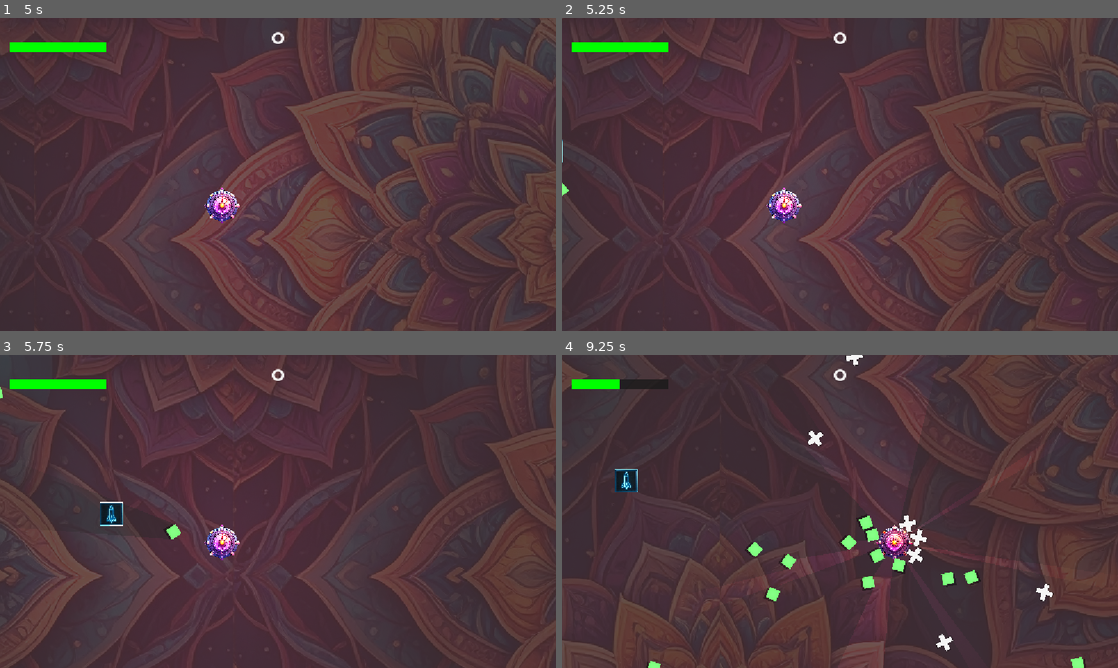
Above: before the commit, frames 1-4 (two rows, left to right).
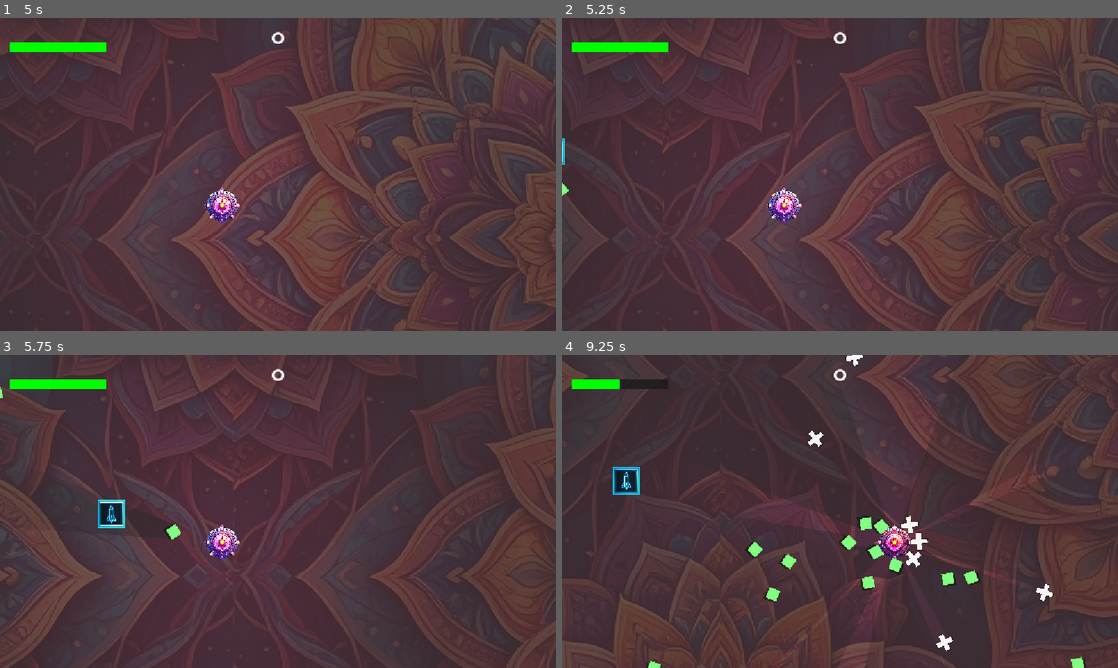
Above: after the commit, the same moments.

Repository: howardkam/Blockade
Game: Godot game, scene res://Scenes/title.tscn
The game is run twice, just before and just after one commit, with the same random seed, the same clock (stepped at 60 frames per second) and the same inputs. Sound files missing from this copy of the repository are replaced by a short silence.
Inputs (mouse positions are in pixels of both pictures, inside the frame that each line leads up to):
- Up to frame 1 (5 s): tap Enter (start) at 0.5, 2.1, 3.6 s; move the mouse to (400, 158) at 0.52 s; hold D (right) 0.53-1.25 s; hold Enter (start) 0.53-1.25 s; click "World 1" at 1.25 s; move the mouse to (166, 190) at 2.02 s; hold S (down) 2.03-2.78 s; move the mouse to (333, 105) at 2.77 s; hold D (right) 2.78-3.53 s; hold Enter (start) 2.78-3.53 s; tap Keypad Enter at 2.85 s; move the mouse to (250, 237) at 3.52 s; hold I (shootup) 3.53-4.28 s; move the mouse to (444, 221) at 4.27 s; hold A (left) from 4.28 s (still down); hold Enter (start) from 4.28 s (still down)
- Up to frame 2 (5.25 s): keep holding A (left); move the mouse to (673, 127) at 5.02 s; release Enter (start) at 5.03 s; tap Keypad Enter at 5.1 s
- Up to frame 3 (5.75 s): keep holding A (left); tap Enter (start) at 5.3 s
- Up to frame 4 (9.25 s): move the mouse to (867, 511) at 5.77 s; release A (left) at 5.78 s; hold S (down) 5.78-6.53 s; hold Enter (start) 5.78-6.53 s; move the mouse to (756, 433) at 6.52 s; hold D (right) 6.53-7.28 s; tap Enter (start) at 6.6, 8.1 s; move the mouse to (962, 495) at 7.27 s; hold I (shootup) 7.28-8.03 s; hold Enter (start) 7.28-8.03 s; tap Keypad Enter at 7.35 s; move the mouse to (728, 527) at 8.02 s; hold D (right) 8.03-8.78 s; move the mouse to (895, 442) at 8.77 s; hold S (down) from 8.78 s (still down); hold Enter (start) from 8.78 s (still down)

Frame 1 is identical in both runs. In frame 2, less than 0.1% of the frame differs, in the area x 0-1%, y 38-47%; in frame 3, 0.1%; in frame 4, 1.6%, in the area x 9-94%, y 0-100%.

Commit message:
sandbox and visual changes to powerups

Diff:
--- a/Scenes/bomb.tscn
+++ b/Scenes/bomb.tscn
@@ -39,6 +39,13 @@
 color_ramp = SubResource("Gradient_fade")
 color_initial_ramp = SubResource("Gradient_rainbow")
 
+[node name="GlowSprite" type="Sprite2D" parent="."]
+modulate = Color(3, 3, 0.2, 0.8)
+texture_filter = 1
+position = Vector2(1.1444092e-05, 0)
+scale = Vector2(0.7, 0.7)
+texture = ExtResource("2_4fn8o")
+
 [node name="PowerupIconNuke" type="Sprite2D" parent="." unique_id=2062730889]
 texture_filter = 1
 position = Vector2(1.1444092e-05, 0)
--- a/Scenes/powerup_launcher.tscn
+++ b/Scenes/powerup_launcher.tscn
@@ -10,6 +10,13 @@
 texture_filter = 1
 script = ExtResource("1_5isyv")
 
+[node name="GlowSprite" type="Sprite2D" parent="."]
+modulate = Color(0.2, 3, 3, 0.8)
+texture_filter = 1
+position = Vector2(-2.3841858e-07, -1.9073486e-06)
+scale = Vector2(0.21, 0.21)
+texture = ExtResource("2_5isyv")
+
 [node name="PowerupIconMissile" type="Sprite2D" parent="." unique_id=1244219520]
 texture_filter = 1
 position = Vector2(-2.3841858e-07, -1.9073486e-06)
--- a/Scenes/powerup_trident.tscn
+++ b/Scenes/powerup_trident.tscn
@@ -11,6 +11,13 @@
 collision_layer = 0
 script = ExtResource("1_tridentup")
 
+[node name="GlowSprite" type="Sprite2D" parent="."]
+modulate = Color(3, 0.2, 2.5, 0.8)
+texture_filter = 1
+position = Vector2(-7.6293945e-06, 0)
+scale = Vector2(0.7, 0.67)
+texture = ExtResource("2_v6mwd")
+
 [node name="PowerupIconTrident" type="Sprite2D" parent="." unique_id=572470199]
 texture_filter = 1
 position = Vector2(-7.6293945e-06, 0)
--- a/Scenes/sandbox.tscn
+++ b/Scenes/sandbox.tscn
@@ -1,48 +1,50 @@
-[gd_scene format=3 uid="uid://cq8gom1k622nj"]
+[gd_scene format=3 uid="uid://cq4mbvxoix3"]
 
-[ext_resource type="Script" uid="uid://dik8ddd6wbusb" path="res://Scripts/sandbox.gd" id="1_rjrbw"]
-[ext_resource type="PackedScene" uid="uid://csyb3jak12esm" path="res://Scenes/player.tscn" id="2_ypj6x"]
-[ext_resource type="Texture2D" uid="uid://co60ceob0ntjd" path="res://Assets/background-orange1.jpg" id="3_44b12"]
-[ext_resource type="AudioStream" uid="uid://bevvbsm6wtsm1" path="res://Assets/musictrack1.wav" id="4_0fpt2"]
-[ext_resource type="FontFile" uid="uid://7ni0c1a0kdcu" path="res://Assets/ka1.ttf" id="5_igx0j"]
+[ext_resource type="Script" uid="uid://cpjkqcc5wxmnu" path="res://Scripts/sandbox.gd" id="1_baseworld"]
+[ext_resource type="PackedScene" uid="uid://csyb3jak12esm" path="res://Scenes/player.tscn" id="2_player"]
+[ext_resource type="Texture2D" uid="uid://tqa81swhhd45" path="res://Assets/background-mandala1.jpg" id="3_bg"]
+[ext_resource type="AudioStream" uid="uid://bevvbsm6wtsm1" path="res://Assets/musictrack1.wav" id="4_music"]
+[ext_resource type="FontFile" uid="uid://cpglhhyirxx6b" path="res://Assets/movement/Movement.ttf" id="5_font"]
+[ext_resource type="PackedScene" uid="uid://df0nuu8jos5s1" path="res://Scenes/powerup_launcher.tscn" id="6_j2wlq"]
+[ext_resource type="PackedScene" uid="uid://dt61k2dnfgq26" path="res://Scenes/powerup_trident.tscn" id="7_6yop6"]
+[ext_resource type="PackedScene" uid="uid://cu485jghwebnu" path="res://Scenes/bomb.tscn" id="8_s5h6m"]
 
+[node name="WorldTemplate" type="Node2D" unique_id=669476981]
+script = ExtResource("1_baseworld")
 
-[node name="sandbox" type="Node2D" unique_id=572615997]
-script = ExtResource("1_rjrbw")
-
-[node name="ColorRect" type="ColorRect" parent="." unique_id=2101166181]
+[node name="ColorRect" type="ColorRect" parent="." unique_id=1179739461]
 z_index = -1
 offset_left = -4968.0
 offset_top = -5333.0
 offset_right = 4945.0
 offset_bottom = 4936.0
-color = Color(0.09411765, 0.011764706, 0.33333334, 0.5137255)
+color = Color(0.235, 0, 0.02, 0.37)
 
-[node name="player" parent="." unique_id=16646871 instance=ExtResource("2_ypj6x")]
+[node name="player" parent="." unique_id=1981215103 instance=ExtResource("2_player")]
 position = Vector2(0, 8)
 
-[node name="TextureRect" type="TextureRect" parent="." unique_id=1140437742]
-modulate = Color(1, 1, 1, 0.078431375)
+[node name="TextureRect" type="TextureRect" parent="." unique_id=569178861]
+modulate = Color(1, 1, 1, 0.16)
 z_index = -1
 texture_repeat = 2
 offset_left = -4970.0
 offset_top = -5783.0
 offset_right = 4938.0
 offset_bottom = 4939.0
-texture = ExtResource("3_44b12")
+texture = ExtResource("3_bg")
 stretch_mode = 1
 
-[node name="AudioStreamPlayer2D" type="AudioStreamPlayer2D" parent="." unique_id=2026610633]
+[node name="AudioStreamPlayer2D" type="AudioStreamPlayer2D" parent="." unique_id=1908542621]
 process_mode = 3
-stream = ExtResource("4_0fpt2")
+stream = ExtResource("4_music")
 volume_db = 5.0
 autoplay = true
 max_distance = 5000.0
 
-[node name="WinUI" type="CanvasLayer" parent="." unique_id=184106677]
+[node name="WinUI" type="CanvasLayer" parent="." unique_id=616109040]
 process_mode = 3
 
-[node name="LevelClearedLabel" type="Label" parent="WinUI" unique_id=1448414784]
+[node name="LevelClearedLabel" type="Label" parent="WinUI" unique_id=413969780]
 visible = false
 anchors_preset = 15
 anchor_right = 1.0
@@ -50,17 +52,29 @@
 grow_horizontal = 2
 grow_vertical = 2
 theme_override_colors/font_color = Color(0, 1, 0, 1)
-theme_override_fonts/font = ExtResource("5_igx0j")
+theme_override_fonts/font = ExtResource("5_font")
 theme_override_font_sizes/font_size = 48
 text = "LEVEL CLEARED"
 horizontal_alignment = 1
 vertical_alignment = 1
 
-[node name="powerup-launcher" parent="." unique_id=1228328914 instance=ExtResource("7_44b12")]
-position = Vector2(39, 235)
+[node name="LevelIntroLabel" type="Label" parent="WinUI" unique_id=460804768]
+anchors_preset = 15
+anchor_right = 1.0
+anchor_bottom = 1.0
+grow_horizontal = 2
+grow_vertical = 2
+theme_override_fonts/font = ExtResource("5_font")
+theme_override_font_sizes/font_size = 200
+text = "WORLD TITLE"
+horizontal_alignment = 1
+vertical_alignment = 1
 
-[node name="powerup-trident" parent="." unique_id=244519962 instance=ExtResource("7_0fpt2")]
-position = Vector2(120, 232)
+[node name="powerup-launcher" parent="." unique_id=1228328914 instance=ExtResource("6_j2wlq")]
+position = Vector2(224, 88)
 
-[node name="bomb" parent="." unique_id=2124733722 instance=ExtResource("8_igx0j")]
-position = Vector2(192.00002, 232)
+[node name="powerup-trident" parent="." unique_id=244519962 instance=ExtResource("7_6yop6")]
+position = Vector2(384, 72)
+
+[node name="bomb" parent="." unique_id=2124733722 instance=ExtResource("8_s5h6m")]
+position = Vector2(504, 152)
--- a/Scripts/sandbox.gd
+++ b/Scripts/sandbox.gd
@@ -1,146 +1,13 @@
-extends Node2D
+class_name World1
+extends BaseWorld
 
-@export_group("Level Transition")
-@export_file("*.tscn") var next_level_scene: String = "res://Scenes/world_2.tscn"
-
-@export_group("Player Reference")
-@export var player: CharacterBody2D
-
-@export_group("Powerup Settings")
-@export var powerup_launcher_scene: PackedScene = preload("res://Scenes/powerup_launcher.tscn")
-@export var initial_powerup_count: int = 3
-
-@export_group("Enemy Scenes")
-@export var enemy_diamond: PackedScene = preload("res://Scenes/enemy_diamond.tscn")
-@export var enemy_plus: PackedScene = preload("res://Scenes/enemy_plus.tscn")
-@export var enemy_gigantor: PackedScene = preload("res://Scenes/enemy_gigantor.tscn")
-
-@onready var explosionsound = $AudioStreamPlayer2D
-@onready var level_cleared_label: Label = $WinUI/LevelClearedLabel
-
-@export_group("Batch Controls")
-@export var total_batches: int = 20      # Total number of batches to release
-@export var batch_interval: float = 15.0      # Delay in seconds between each batch release
-@export var diamonds_per_batch: int = 1
-@export var pluses_per_batch: int = 1
-@export var gigantor_spawn_chance = 1 # 0.20 equals 20 percent chance
-
-@export_group("Win Condition")
-@export var target_score: int = 4000
-
-@export_group("Spawn Settings")
-@export var safe_radius: float = 500.0
-@export var min_enemy_distance: float = 40.0
-@export var spawn_area_min: Vector2 = Vector2(-3000, -3000)
-@export var spawn_area_max: Vector2 = Vector2(3000, 3000)
-
-var spawned_positions: Array[Vector2] = []
-var batches_spawned: int = 0
-var batch_timer: Timer = null
-var level_completed: bool = false
-
-func _ready():
-	# Register active level path in Global
-	if get_node_or_null("/root/Global"):
-		var current_path = scene_file_path if scene_file_path != "" else "res://Scenes/world_1.tscn"
-		Global.current_level_path = current_path
-
-	# Spawn initial launcher power-ups across the world map
-	spawn_initial_powerups()
-
-	# Set up repeating timer for batches
-	batch_timer = Timer.new()
-	batch_timer.wait_time = batch_interval
-	batch_timer.autostart = true
-	batch_timer.timeout.connect(_on_batch_timer_timeout)
-	add_child(batch_timer)
-
-	# Spawn Batch #1 immediately upon level start
-	spawn_batch()
-
-func spawn_initial_powerups():
-	if not powerup_launcher_scene or initial_powerup_count <= 0:
-		return
-
-	var target_player = player if player else get_tree().get_first_node_in_group("player")
-	var player_pos = target_player.global_position if target_player else Vector2.ZERO
-
-	for i in range(initial_powerup_count):
-		var angle = randf() * TAU
-		var distance = randf_range(300.0, 1500.0)
-		var spawn_pos = player_pos + Vector2(cos(angle), sin(angle)) * distance
-
-		spawn_pos.x = clamp(spawn_pos.x, spawn_area_min.x, spawn_area_max.x)
-		spawn_pos.y = clamp(spawn_pos.y, spawn_area_min.y, spawn_area_max.y)
-
-		var powerup = powerup_launcher_scene.instantiate()
-		powerup.global_position = spawn_pos
-		add_child(powerup)
-
-func _process(_delta):
-	check_win_condition()
-
-func _on_batch_timer_timeout():
-	if batches_spawned < total_batches:
-		spawn_batch()
-	else:
-		batch_timer.stop()
-
-func spawn_batch():
-	batches_spawned += 1
-
-	var target_player = player if player else get_tree().get_first_node_in_group("player")
-	var player_pos = target_player.global_position if target_player else Vector2.ZERO
-
-	if enemy_diamond and diamonds_per_batch > 0:
-		spawn_enemy_type(enemy_diamond, diamonds_per_batch, player_pos)
-
-	if enemy_plus and pluses_per_batch > 0:
-		spawn_enemy_type(enemy_plus, pluses_per_batch, player_pos)
-
-	if enemy_gigantor and randf() < gigantor_spawn_chance:
-		spawn_enemy_type(enemy_gigantor, 1, player_pos)
-
-func spawn_enemy_type(scene: PackedScene, amount: int, player_pos: Vector2):
-	for i in range(amount):
-		var angle = randf() * TAU
-		var distance = randf_range(safe_radius, safe_radius + 1200.0)
-		var random_pos = player_pos + Vector2(cos(angle), sin(angle)) * distance
-
-		random_pos.x = clamp(random_pos.x, spawn_area_min.x, spawn_area_max.x)
-		random_pos.y = clamp(random_pos.y, spawn_area_min.y, spawn_area_max.y)
-
-		var enemy = scene.instantiate()
-		enemy.global_position = random_pos
-		add_child(enemy)
-
-func check_win_condition():
-	if level_completed:
-		return
-
-	var target_player = player if player else get_tree().get_first_node_in_group("player")
-	if target_player and "score" in target_player:
-		if target_player.score >= target_score:
-			complete_level()
-
-func complete_level():
-	level_completed = true
-
-	# Reveal centered victory label
-	if level_cleared_label:
-		level_cleared_label.show()
-
-	# Pause gameplay mechanics (music remains active via process_mode = 3)
-	get_tree().paused = true
-
-	# Wait 3 seconds during pause
-	await get_tree().create_timer(3.0, true, false, true).timeout
-
-	# Resume pause state prior to scene change
-	get_tree().paused = false
-
-	# Transition to next configured level
-	if get_node_or_null("/root/Global"):
-		Global.go_to_level(next_level_scene)
-	else:
-		SceneManager.change_
+func _init() -> void:
+	next_level_scene = "res://Scenes/world_2.tscn"
+	initial_powerup_count = 0
+	initial_bomb_count = 0
+	initial_trident_count = 0
+	total_batches = 20
+	diamonds_per_batch = 0
+	pluses_per_batch = 0
+	gigantor_spawn_chance = 0.2
+	target_score = 4000
Not shown, changed: Assets/musictrack5.wav.import
Not shown: 1 places in Scenes/player.tscn that only renumber resources
Not shown, added: export_presets.cfg
